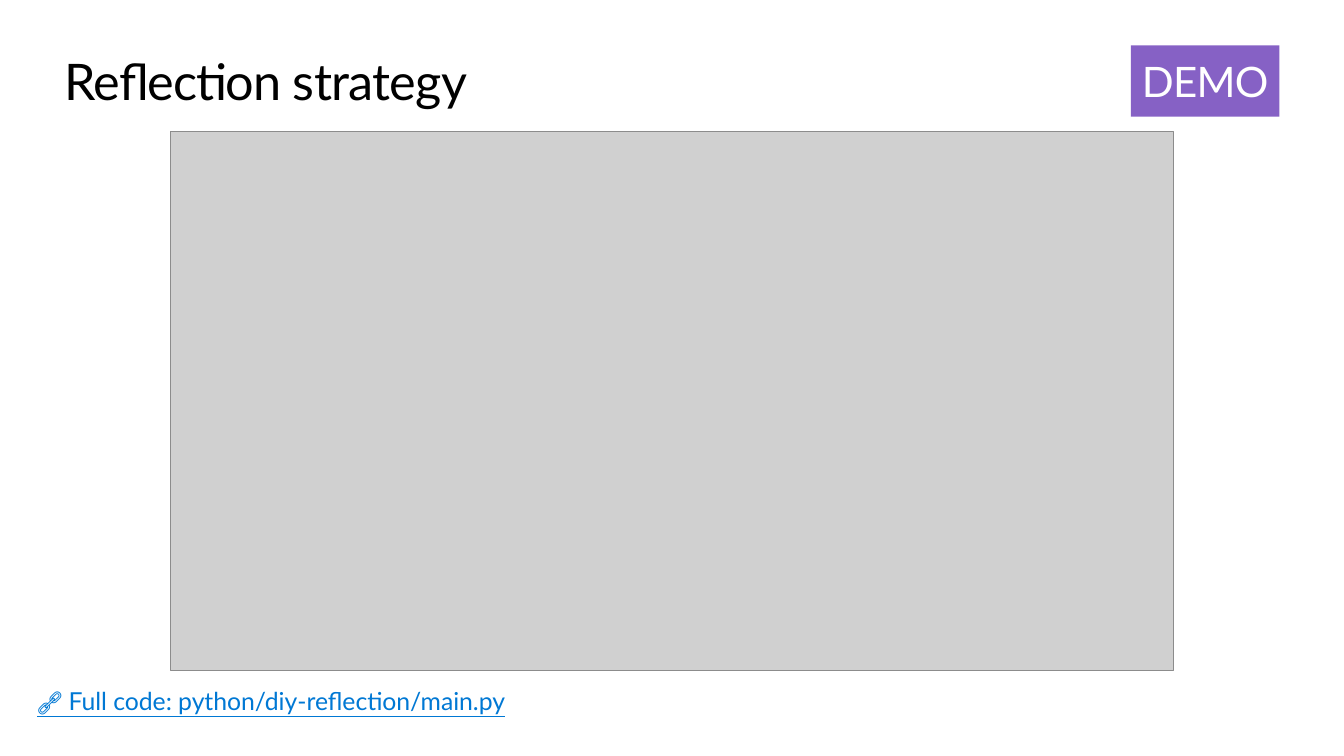
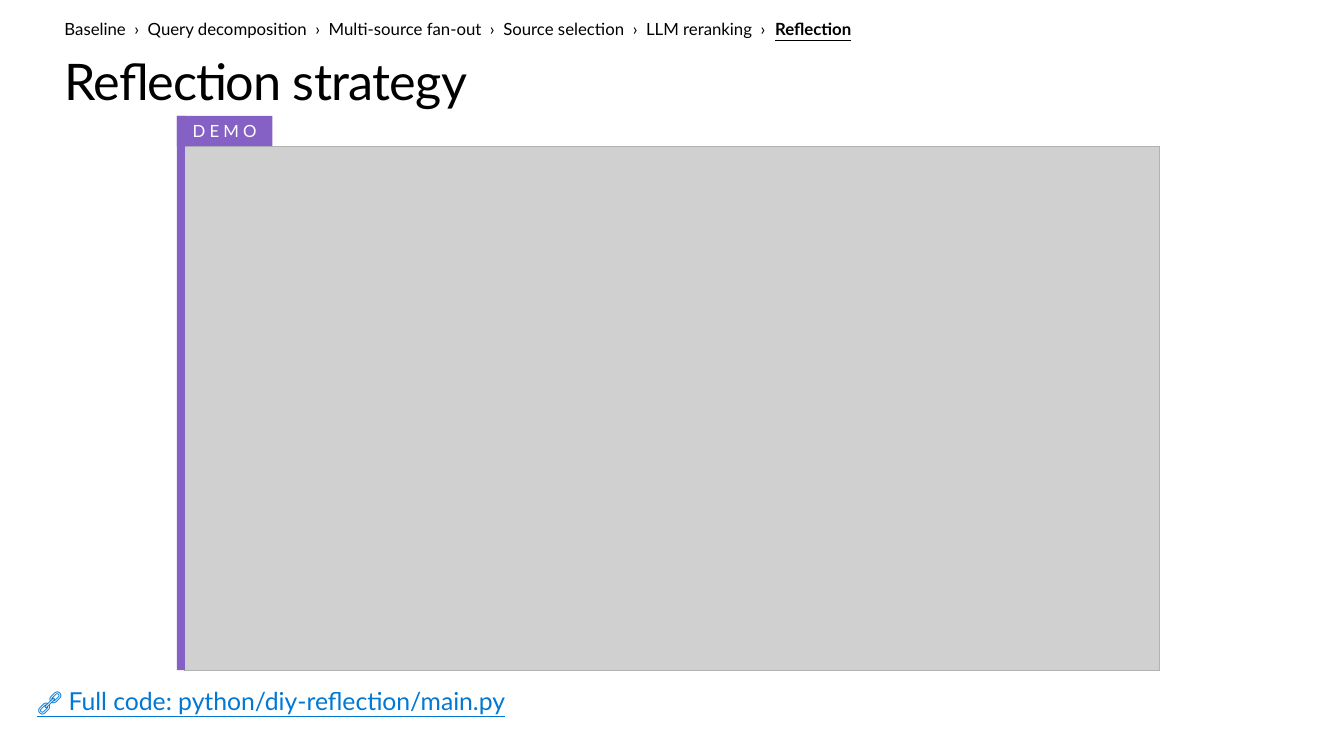
Before and after one commit to microsoft/ignite26-BRK300-building-agentic-retrieval-from-diy-to-foundry-iq, a slide deck: slide 34 of IgniteBRK300-WorkingDeck.pptx. Drawn at 1344x756 pixels with LibreOffice and Linux fonts; fonts in the diff are those of the drawing; grey boxes stand for pictures; background and template pictures are left out. Boxes give left, top, right and bottom in pixels: in the first picture for what was removed or moved away, otherwise in the second. Text is boxed around its words. In the diff, an @@ line names an element or a change of style, - is before the commit and + after.

```diff
--- a/IgniteBRK300-WorkingDeck.pptx
+++ b/IgniteBRK300-WorkingDeck.pptx
@@ text added at (64, 22, 851, 38), 12 pt, text #000000 @@
+Baseline › Query decomposition › Multi-source fan-out › Source selection › LLM reranking › Reflection
@@ rectangle "DEMO": place and size @@
-rectangle "DEMO" at (1131, 45, 1279, 117)
+rectangle "DEMO" at (176, 116, 272, 146)
@@ rectangle "DEMO" at (176, 116, 272, 146): size 30 to 12 pt, letter spacing -0.5 to 3 pt; vertical alignment top to middle @@
@@ rectangle added at (176, 116, 185, 670), fill #8661C5 @@
@@ picture: place and size @@
-picture at (170, 131, 1173, 670)
+picture at (185, 146, 1159, 670)
@@ rectangle added at (185, 146, 1159, 670), outline #B1B3B3 0.75 pt @@
```
Also in this commit, not shown: 34 other slides changed, 1 other file.
